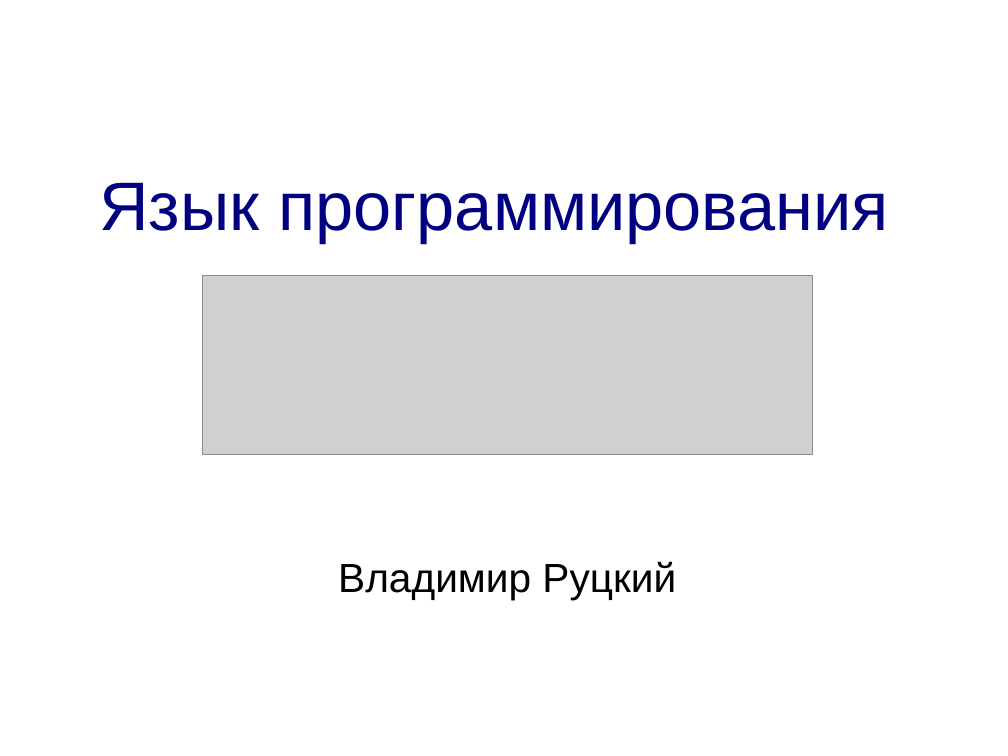
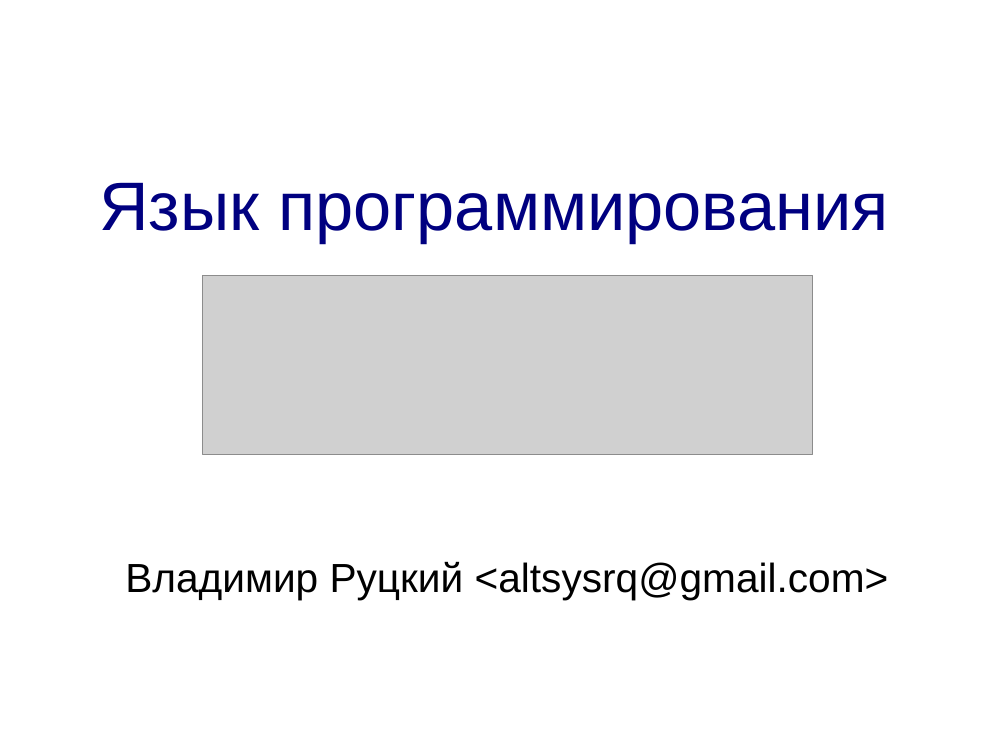
Before and after one commit to rutsky/python-course, a slide deck: slide 1 of 00_introduction.odp. Drawn at 1008x756 pixels with LibreOffice and Linux fonts; fonts in the diff are those of the drawing; grey boxes stand for pictures. Boxes give left, top, right and bottom in pixels: in the first picture for what was removed or moved away, otherwise in the second. Text is boxed around its words. In the diff, an @@ line names an element or a change of style, - is before the commit and + after.

```diff
--- a/00_introduction.odp
+++ b/00_introduction.odp
@@ text at (x1=125, y1=561, x2=889, y2=599): text changed @@
-Владимир Руцкий
+Владимир Руцкий <altsysrq@gmail.com>
```
Also in this commit, not shown: 2 other slides changed, 19 slides added, 1 other file.
